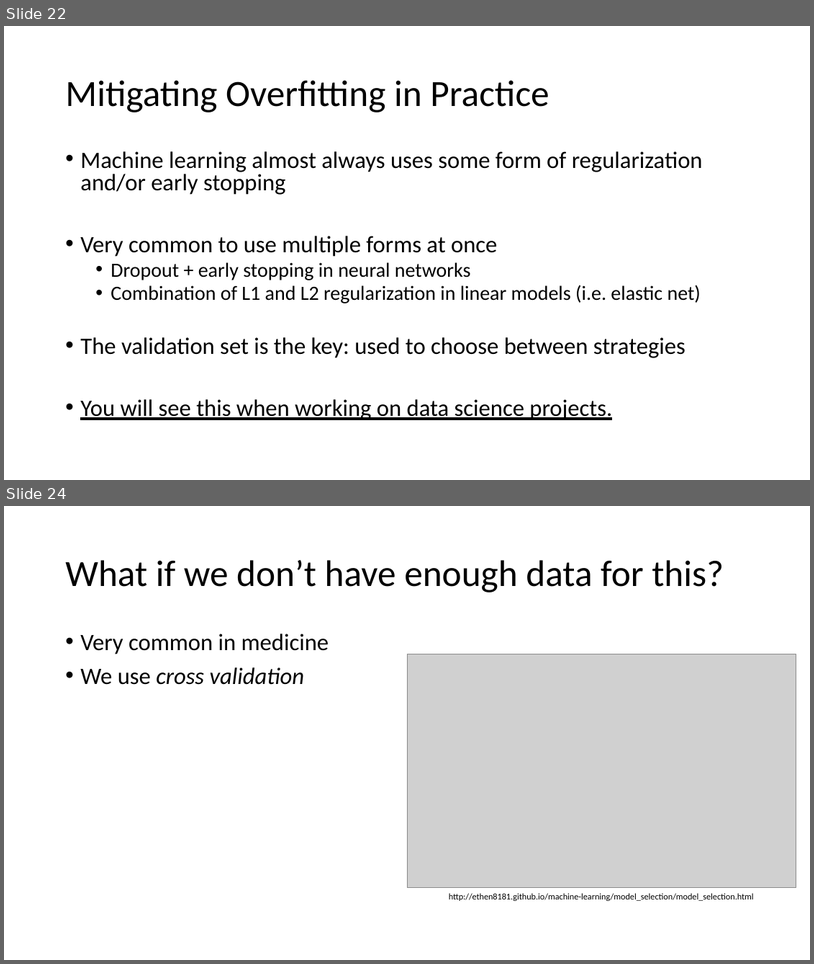
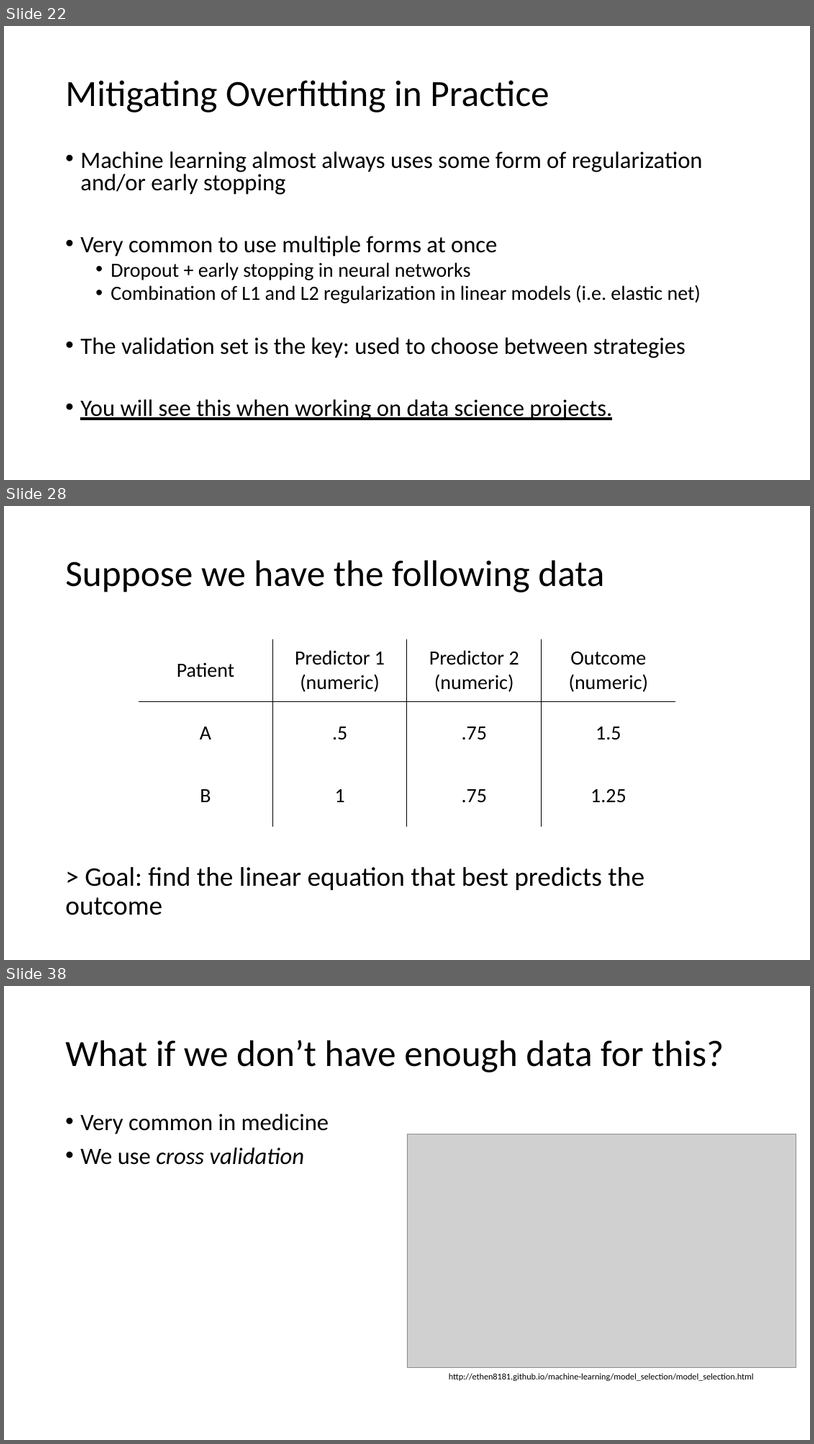
Before and after one commit to mengelhard/mmci_applied_ds, a slide deck: lectures/mitigating_overfitting.pptx. Shown one above the other, each under a label of ours: slides 22 and 24 before the commit, slides 22, 28 and 38 after it; the slides between them are not shown. The pictures are 814x964 and 814x1444 pixels, drawn with LibreOffice and Linux fonts; fonts in the diff are those of the drawing; grey boxes stand for pictures. Boxes give left, top, right and bottom in pixels: in the first picture for what was removed or moved away, otherwise in the second. Text is boxed around its words. In the diff, an @@ line names an element or a change of style, - is before the commit and + after.

```diff
--- a/lectures/mitigating_overfitting.pptx
+++ b/lectures/mitigating_overfitting.pptx
@@ slide 28 added at (4, 506, 810, 960), background #FFFFFF @@
@@ title added at (65, 560, 604, 592), 44 pt, text #000000 @@
+Suppose we have the following data
@@ table added at (139, 639, 676, 827), 3 rows, 4 columns @@
+Patient | Predictor 1 / (numeric) | Predictor 2 / (numeric) | Outcome / (numeric)
+A | .5 | .75 | 1.5
+B | 1 | .75 | 1.25
@@ text added at (65, 867, 645, 915), 32 pt, text #000000 @@
+> Goal: find the linear equation that best predicts the outcome
@@ what was slide 24 is now slide 38 @@
```
Also in this commit, not shown: 2 slides changed, 13 other slides added, 1 slide removed, 1 other file.
